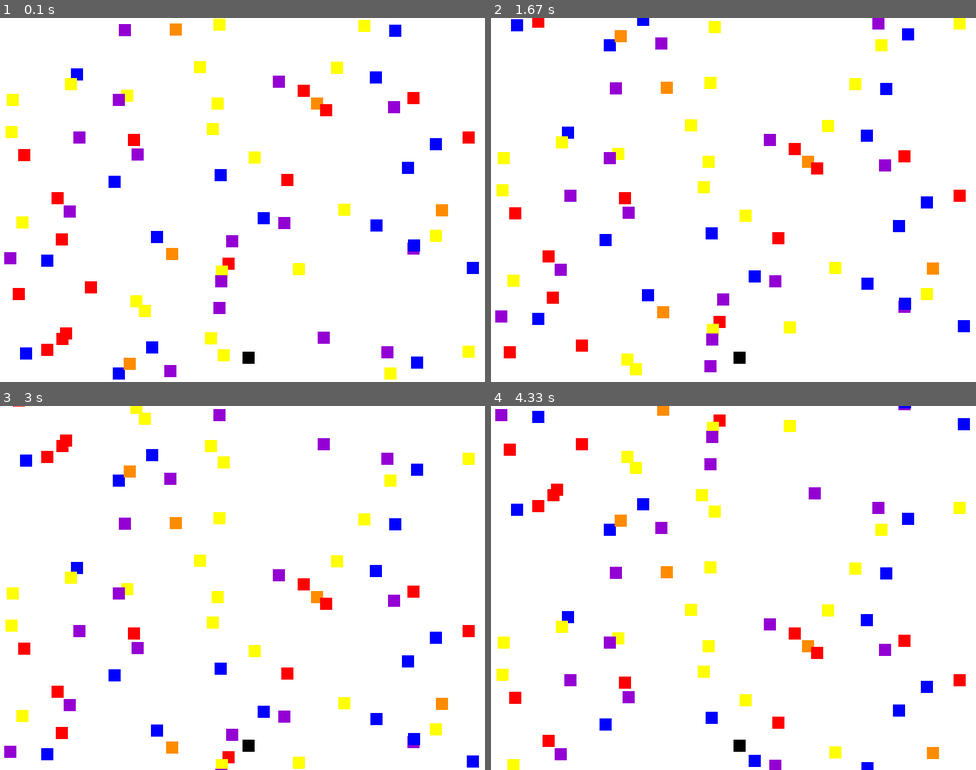
Above: before the commit, frames 1-4 (two rows, left to right).
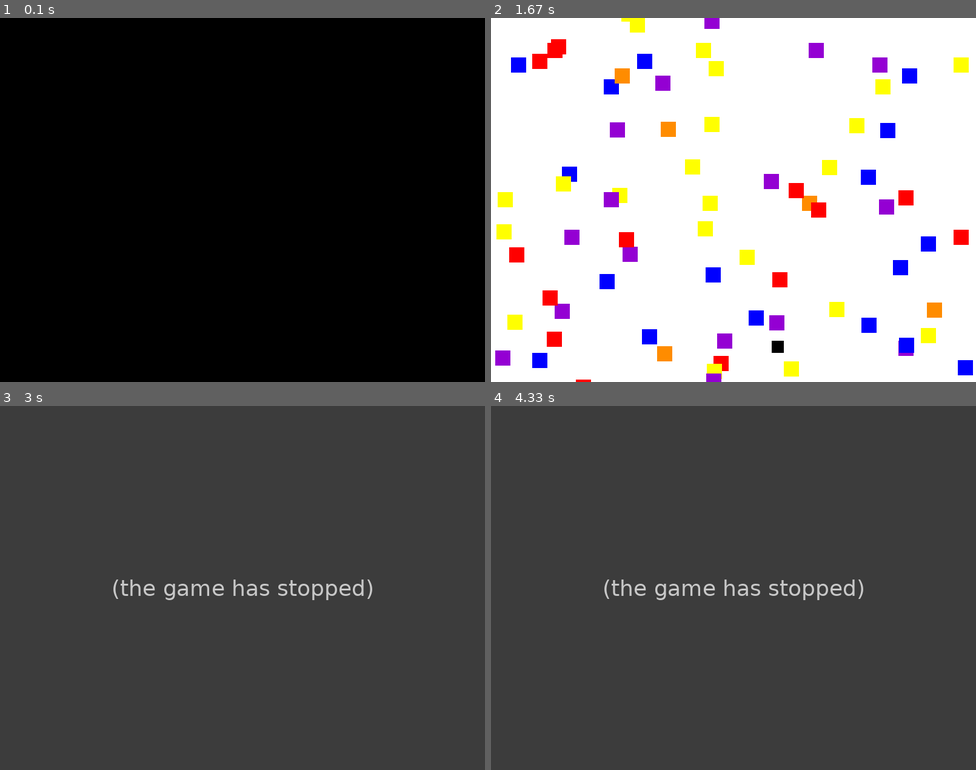
Above: after the commit, the same moments.

Repository: julesWu/Project-4-Pygame
Game: pygame game, started from pygame.source.code.py
The game is run twice, just before and just after one commit, with the same random seed, the same clock (stepped at 60 frames per second) and the same inputs.
Inputs:
- Up to frame 1 (0.1 s): no input
- Up to frame 2 (1.67 s): hold Right 0.33-0.8 s; hold Up 0.83-1.13 s
- Up to frame 3 (3 s): hold Left 1.67-2.2 s
- Up to frame 4 (4.33 s): no input

The runs differ from the first frame. In frame 1, 100% of the frame differs, in the area x 0-100%, y 0-100%; in frame 2, 14%; in frame 3, 100%; in frame 4, 100%.
After the commit the program exited at 1.8 s; later frames show no game.

Commit message:
added some of the game logic

Diff:
--- a/pygame.source.code.py
+++ b/pygame.source.code.py
@@ -7,6 +7,9 @@
 import pygame, sys
 import time
 from pygame.locals import *
+
+#initialize font module
+pygame.font.init()
 
 #Defining some constants for the game:
 WIDTH = 800
@@ -27,6 +30,14 @@
 BACKG_COLOR1 = WHITE
 BACKG_COLOR2 = BLACK
 
+#A list to keep track of all the cubes
+cube_list = pygame.sprite.Group()
+
+#A list to keep track of all the different objects in the game.
+all_sprites_list = pygame.sprite.Group()
+
+#A list to track the player
+player_list = pygame.sprite.Group()
 
 class Cube(pygame.sprite.Sprite):
 	def __init__(self, color, width, height):
@@ -36,8 +47,7 @@
 		self.rect = self.image.get_rect()
 
 	def update(self):
-		self.rect.y +=3
-
+		self.rect.y +=6
 		if self.rect.y > 610:
 			self.rect.y = -25
 
@@ -64,57 +74,121 @@
 	elif num == 5:
 		return YELLOW
 
+def game_over(collide_list):
+	if len(collide_list) > 0:
+		return True
+
+def create_cubes():
+	#Actually creating the cubes
+	for i in range(75):
+		cube = Cube(random_color(), 25, 25)
+
+		cube.rect.x = random.randrange(WIDTH - 20)
+		cube.rect.y = random.randrange(HEIGHT - 20)
+
+		cube_list.add(cube)
+		all_sprites_list.add(cube)
+
 pygame.init()
+
+#movement speed
+x_speed = 0
+y_speed = 0
 
 #set screen dimensions
 screen = pygame.display.set_mode([WIDTH, HEIGHT])
 
-#A list to keep track of all the cubes
-cube_list = pygame.sprite.Group()
-
-#A list to keep track of all the different objects in the game.
-all_sprites_list = pygame.sprite.Group()
-
-#Actually creating the cubes
-for i in range(75):
-	cube = Cube(random_color(), 20, 20)
-
-	cube.rect.x = random.randrange(WIDTH - 20)
-	cube.rect.y = random.randrange(HEIGHT - 20)
-
-	cube_list.add(cube)
-	all_sprites_list.add(cube)
+#add cubes into the game
+create_cubes()
 
 #Create a player
 player = Player(20, 20)
+player_list.add(player)
 all_sprites_list.add(player)
 
 #loop variable
 done = False
 
+pygame.font.init()
+myfont = pygame.font.SysFont("monospace", 75)
+
 clock = pygame.time.Clock()
+
+
+player_list.draw(screen)
+
+pygame.time.delay(300)
+
 
 #-----MAIN--LOOP------------MAIN--LOOP----------MAIN--LOOP----------#
 
 while done == False:
+	#Handling movement of the player
 	for event in pygame.event.get():
 		if event.type == pygame.QUIT:
 			done = True
 
+		if event.type == pygame.KEYDOWN:
+			if event.key == pygame.K_LEFT:
+				x_speed -= 7
+			if event.key == pygame.K_RIGHT:
+				x_speed += 7
+			if event.key == pygame.K_UP:
+				y_speed -= 3
+			if event.key == pygame.K_DOWN:
+				y_speed += 3
+
+		if event.type == pygame.KEYUP:
+			if event.key == pygame.K_LEFT:
+				x_speed = 0
+			if event.key == pygame.K_RIGHT:
+				x_speed = 0
+			if event.key == pygame.K_UP:
+				y_speed = 0
+			if event.key == pygame.K_DOWN:
+				y_speed = 0
+
 	#Clear the screen first
 	screen.fill(WHITE)
 
+	#Updating movement of the player based on the keys
+	player.rect.x += x_speed
+	player.rect.y += y_speed
+
+	#detect if player has collided with cubes
 	cube_collide_list = pygame.sprite.spritecollide(player, cube_list, False)
 
-	#Draw all the sprites
-	all_sprites_list.draw(screen)
+	#Draw player
+	player_list.draw(screen)
+
+	#Draw cubes
+	cube_list.draw(screen)
 
 	#moving the cubes down the screen
 	cube_list.update()
+
+	#GAME LOGIC
+	if game_over(cube_collide_list):
+		screen.fill(WHITE)
+
+		label = myfont.render("GAME OVER!", 1, BLACK)
+
+		screen.blit(label, (250, 300))
+
+		pygame.display.flip()
+
+		done = True
+
+		for event in pygame.event.get():
+			if event.type == pygame.QUIT:
+				if event.type == KEYDOWN:
+					if event.key == K_SPACE:
+						done = False
+					else:
+						pygame.QUIT()
+
 
 	#Limit to 20 Frames per second
 	clock.tick(20)
 
 	pygame.display.flip()
-
-pygame.quit()
